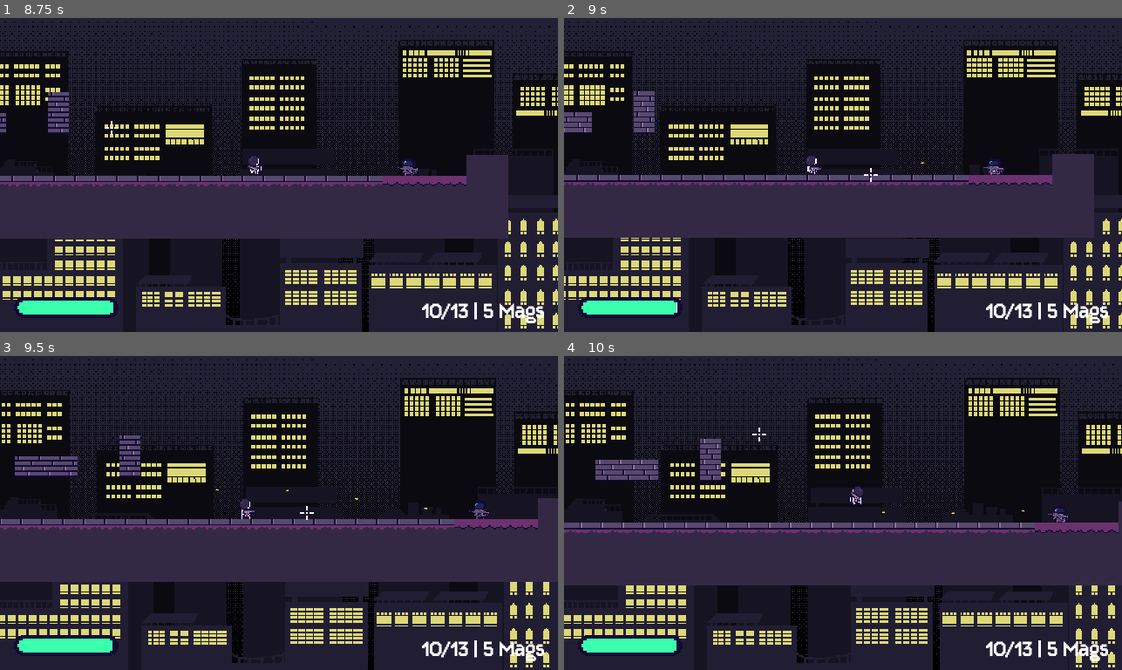
Above: before the commit, frames 1-4 (two rows, left to right).
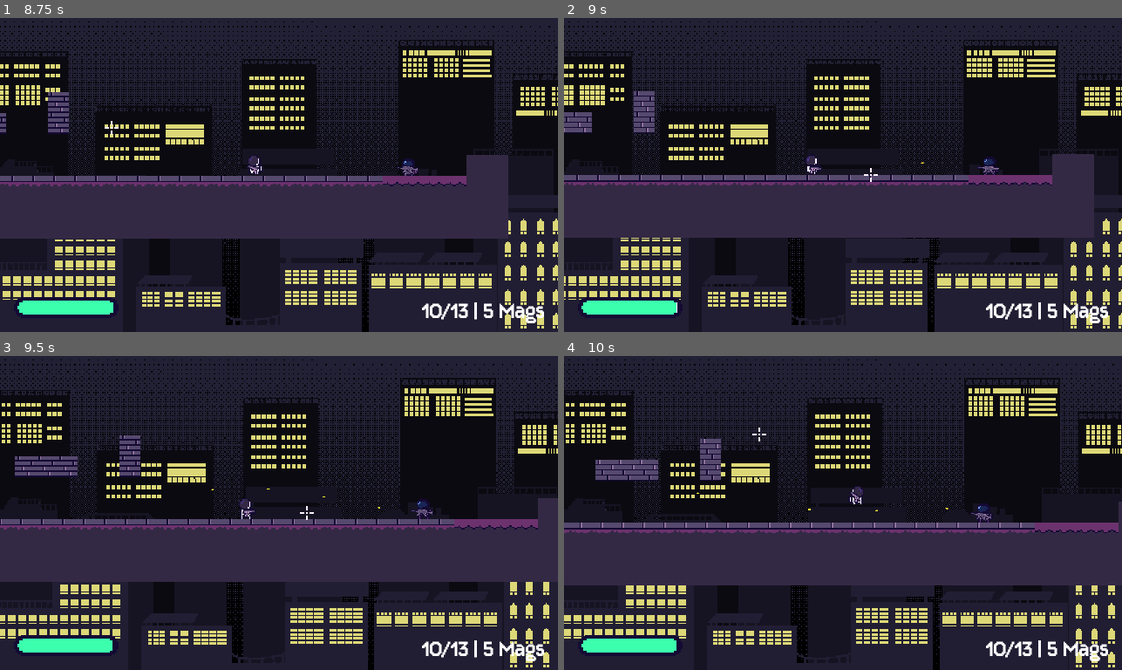
Above: after the commit, the same moments.

Repository: kyteidev/rogueshot
Game: Godot game, scene res://scenes/game_debug.tscn
The game is run twice, just before and just after one commit, with the same random seed, the same clock (stepped at 60 frames per second) and the same inputs.
Inputs (mouse positions are in pixels of both pictures, inside the frame that each line leads up to):
- Up to frame 1 (8.75 s): move the mouse to (251, 237) at 0.52 s; press the mouse at (251, 237) at 0.53 s; hold D (player_right) 0.53-2.03 s; tap W (player_jump) at 0.77, 1.52, 3.02, 3.77, 4.52, 6.02, 6.77, 7.52 s; move the mouse to (446, 222) at 1.27 s; release the mouse at (446, 222) at 1.28 s; tap Shift (player_sprint) at 1.35 s; move the mouse to (111, 127) at 2.02 s; hold A (player_left) 2.03-4.28 s; tap 1 (weapon_1) at 2.1, 5.85 s; move the mouse to (306, 175) at 2.77 s; tap 2 (weapon_2) at 2.85, 6.6 s; move the mouse to (195, 96) at 3.52 s; tap Q (weapon_cycle) at 3.6, 7.35 s; move the mouse to (401, 159) at 4.27 s; hold D (player_right) 4.28-8.03 s; click (401, 159) at 4.35 s; move the mouse to (167, 190) at 5.02 s; hold Shift (player_sprint) 5.03-5.78 s; move the mouse to (334, 105) at 5.77 s; move the mouse to (251, 237) at 6.52 s; move the mouse to (446, 222) at 7.27 s; move the mouse to (111, 127) at 8.02 s; press the mouse at (111, 127) at 8.03 s; hold A (player_left) from 8.03 s (still down)
- Up to frame 2 (9 s): keep holding A (player_left); move the mouse to (870, 175) at 8.77 s; release the mouse at (870, 175) at 8.78 s; tap Shift (player_sprint) at 8.85 s
- Up to frame 3 (9.5 s): keep holding A (player_left); tap W (player_jump) at 9.02 s
- Up to frame 4 (10 s): move the mouse to (759, 434) at 9.52 s; release A (player_left) at 9.53 s; hold D (player_right) from 9.53 s (still down); tap 1 (weapon_1) at 9.6 s; tap W (player_jump) at 9.77 s

Frame 1 is identical in both runs. In frame 2, 0.1% of the frame differs, in the area x 74-79%, y 44-50%; in frame 3, 0.2%, in the area x 37-88%, y 42-52%; in frame 4, 0.2%.

Commit message:
make enemy follow player if outside aggro range, and bug fixes

Diff:
--- a/scenes/characters/enemy.tscn
+++ b/scenes/characters/enemy.tscn
@@ -210,4 +210,5 @@
 [connection signal="body_entered" from="DetectionArea" to="." method="_on_detection_area_body_entered"]
 [connection signal="body_exited" from="DetectionArea" to="." method="_on_detection_area_body_exited"]
 [connection signal="body_entered" from="AggroArea" to="." method="_on_aggro_area_body_entered"]
+[connection signal="body_exited" from="AggroArea" to="." method="_on_aggro_area_body_exited"]
 [connection signal="timeout" from="StatusIcon/FadeTimer" to="StatusIcon" method="_on_fade_timer_timeout"]
--- a/scripts/enemy.gd
+++ b/scripts/enemy.gd
@@ -47,6 +47,7 @@
 
 var is_detecting = false
 var is_aggroing = false
+var in_aggro_area = false
 
 var known_target_pos: Vector2
 
@@ -205,6 +206,9 @@
 	_point_toward(direction)
 	speed = PATROL_SPEED
 
+	# tilt weapon
+	weapon.rotation = deg_to_rad(PATROL_WEAPON_TILT if direction > 0 else 180.0 - PATROL_WEAPON_TILT)
+
 
 func _state_investigate() -> void:
 	if state_timer.is_stopped():
@@ -239,6 +243,11 @@
 
 
 func _state_attack(delta) -> void:
+	# chase target if outside detection range
+	if not is_detecting:
+		_change_state(State.CHASE)
+		return
+
 	var desired_rotation = (known_target_pos - global_position).angle()
 	weapon.rotation = lerp_angle(weapon.rotation, desired_rotation, 1.0 - exp(-WEAPON_ROTATION_SPEED * delta))
 
@@ -252,9 +261,10 @@
 			_shoot()
 			weapon_timer.start(ATTACK_FIRE_RATE)
 
-		# chase target if outside detection range
-		if not is_detecting:
-			_change_state(State.CHASE)
+		if in_aggro_area:
+			speed = 0.0
+		else:
+			_move_toward(known_target_pos, BASE_SPEED)
 
 
 func _state_retreat() -> void:
@@ -308,8 +318,6 @@
 
 
 func _point_toward(point_direction) -> void:
-	weapon.rotation = deg_to_rad(PATROL_WEAPON_TILT if point_direction > 0 else 180.0 - PATROL_WEAPON_TILT)
-
 	anim.flip_h = false
 	wall_ray.target_position = abs(wall_ray.target_position)
 	ledge_ray.position.x = abs(ledge_ray.position.x)
@@ -339,3 +347,9 @@
 func _on_aggro_area_body_entered(body: Node2D) -> void:
 	if body.is_in_group("player"):
 		is_aggroing = true
+		in_aggro_area = true
+
+
+func _on_aggro_area_body_exited(body: Node2D) -> void:
+	if body.is_in_group("player"):
+		in_aggro_area = false
